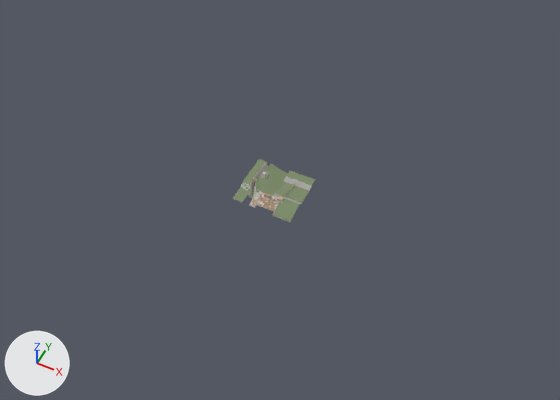
The Blender file assets/level/source/city_massing.blend: old version first, new version second.
One viewpoint serves both versions: a 50 mm lens placed at (3003.0, -5480.0, 7203.0), pointed at (78.0, 368.0, -107.0). Arrows for +X, +Y and +Z are at lower left; the lights stay in place. The older version comes first.

The first picture shows 'rock'.
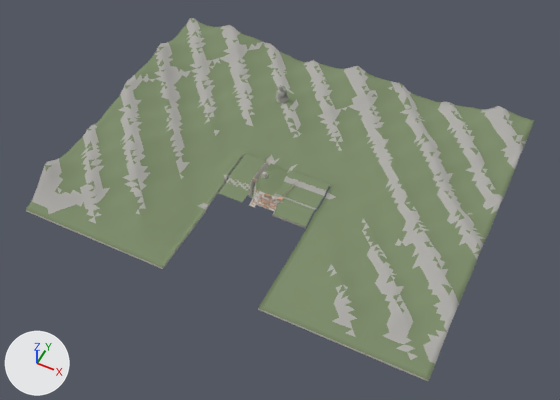
What differs and where, as boxes (x1, y1, x2, y2) in the pictures (560 x 400 px):
'far_land', added
    after: (26, 18, 535, 381)
    faces in mat_grass (greyish green #7c8b69): (26, 18, 535, 380)
    faces in mat_rock_shore (grey #adaca8): (31, 18, 526, 364)
    faces in mat_cliff_shore (grey #b6b3ac): (26, 125, 533, 381)
'rock', reshaped (33% wider, 17% taller)
    before: (232, 159, 315, 221)
    after: (219, 154, 330, 227)
'mass_colossus.001', added
    after: (276, 85, 289, 104)
part 1 of me_rock, built on
    after: (219, 154, 259, 198)
part 2 of me_rock, built on
    after: (291, 180, 330, 227)

The change, as a diff of the scene's bpy script:
```diff
--- a/assets/level/source/city_massing.blend.py
+++ b/assets/level/source/city_massing.blend.py
@@ mat_rock @@
+mat_rock = principled_material('rock')
+mat_rock.base_color = (0.49, 0.48, 0.45)  # grey #bab8b3
+mat_rock.roughness = 0.9
@@ me_rock @@
 # used by ob_rock; location = (0.0, 0.0, 0.0)
-me_rock.from_pydata(...)  # 5938 vertices, 11532 faces; spans x -399.0..401.0, y 2.0..722.0, z -4.0..100.0
+me_rock.from_pydata(...)  # 8918 vertices, 17412 faces; spans x -599.0..601.0, y 2.0..722.0, z -4.0..100.0
+# me_rock part 1: 71 vertices removed from x -399.0, y 12.0..712.0, z 43.0..97.0; 1571 vertices added at x -599.0..-409.0, y 2.0..722.0, z 43.0..98.0
+# me_rock part 2: 70 vertices removed from x 401.0, y 22.0..712.0, z 25.0..85.0; 1550 vertices added at x 411.0..601.0, y 12.0..722.0, z 24.0..86.0
 me_rock.materials.append(mat_grass)
@@ me_far_land @@
+me_far_land.from_pydata(...)  # 5277 vertices, 10192 faces; spans x -2604.0..2604.0, y -1262.0..2706.0, z -28.0..444.0
+me_far_land.polygons.foreach_set('use_smooth', [True] * 10192)
+# faces by material slot: [7108, 2360, 724]
+me_far_land.materials.append(mat_grass)  # greyish green #7c8b69
+me_far_land.materials.append(mat_rock_shore)  # grey #adaca8
+me_far_land.materials.append(mat_cliff_shore)  # grey #b6b3ac
@@ me_kit_mass_colossus @@
+me_kit_mass_colossus.from_pydata(...)  # 924 vertices, 218 faces; spans x -116.0..100.0, y -98.0..98.0, z -12.0..249.0
+# faces by material slot: [23, 195]
+me_kit_mass_colossus.materials.append(mat_rock)  # grey #bab8b3
+me_kit_mass_colossus.materials.append(mat_granite)  # grey #a4a4a0
@@ ob_far_land @@
+ob_far_land = bpy.data.objects.new('far_land', me_far_land)
+ob_far_land.location = (0.0, 0.0, 0.0)
@@ ob_mass_colossus_001 @@
+ob_mass_colossus_001 = bpy.data.objects.new('mass_colossus.001', me_kit_mass_colossus)
+ob_mass_colossus_001.location = (-600.0, 1800.0, 186.0)
+ob_mass_colossus_001.rotation_euler = (0.0, 0.0, -0.376)  # degrees (0, 0, -22)
```
